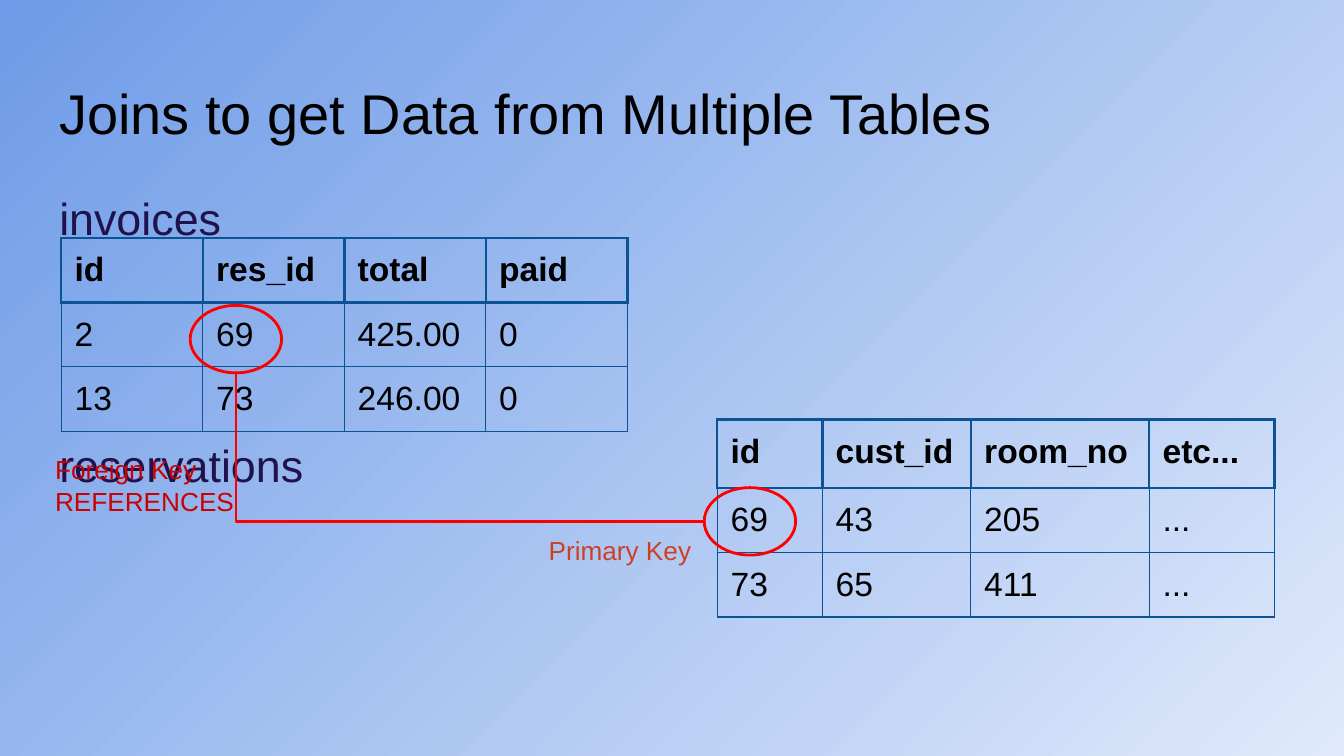
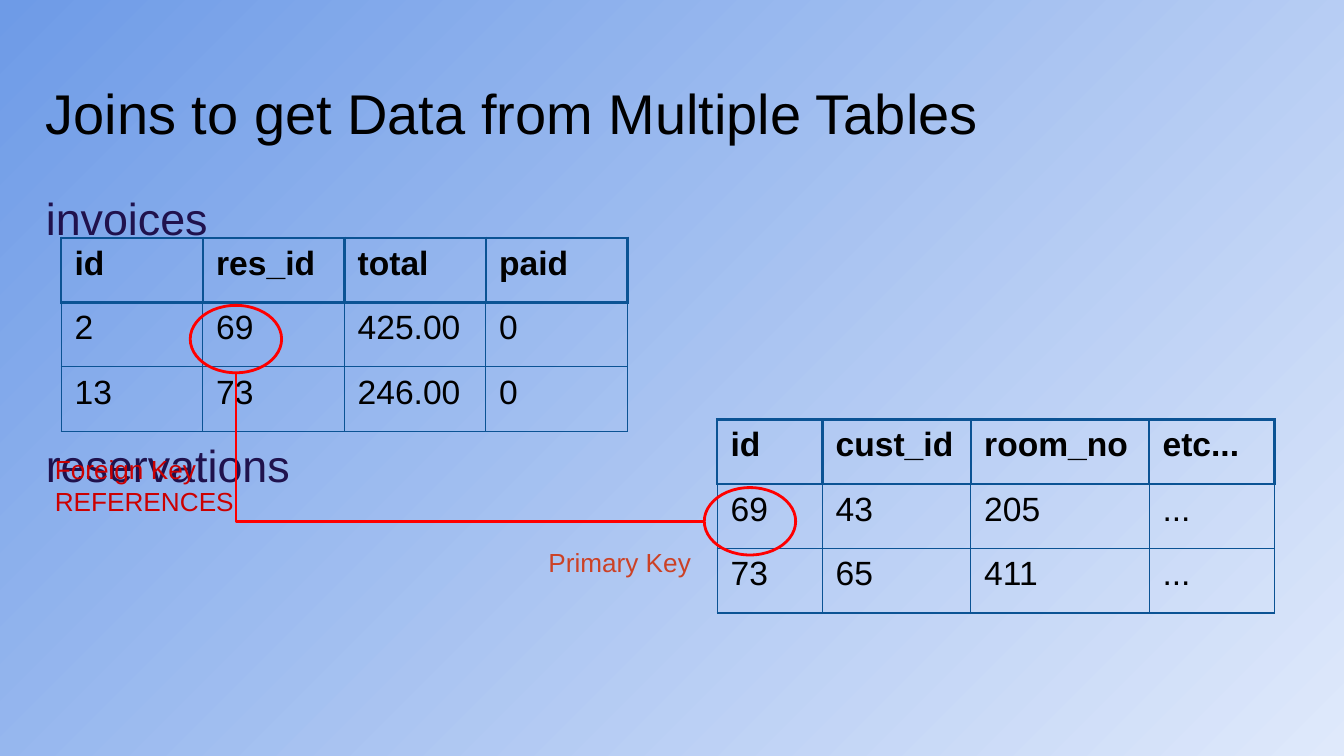
Before and after one commit to CodeYourFuture/syllabus, a slide deck: slide 24 of docs/db/db_b/week-2/CYF_DB_2.pptx (slide 20 before the commit). Drawn at 1344x756 pixels with LibreOffice and Linux fonts; fonts in the diff are those of the drawing. Boxes give left, top, right and bottom in pixels: in the first picture for what was removed or moved away, otherwise in the second. Text is boxed around its words. In the diff, an @@ line names an element or a change of style, - is before the commit and + after.

```diff
--- a/docs/db/db_b/week-2/CYF_DB_2.pptx
+++ b/docs/db/db_b/week-2/CYF_DB_2.pptx
@@ table at (x1=62, y1=238, x2=626, y2=431) @@
@@ borders changed @@
@@ table at (x1=718, y1=419, x2=1275, y2=613) @@
@@ borders changed @@
@@ 2 texts, 1 title moved together from (x1=59, y1=93, x2=991, y2=566) to (x1=46, y1=93, x2=978, y2=578) @@
```
Also in this commit, not shown: 23 other slides changed, 4 slides added, 2 other files.
